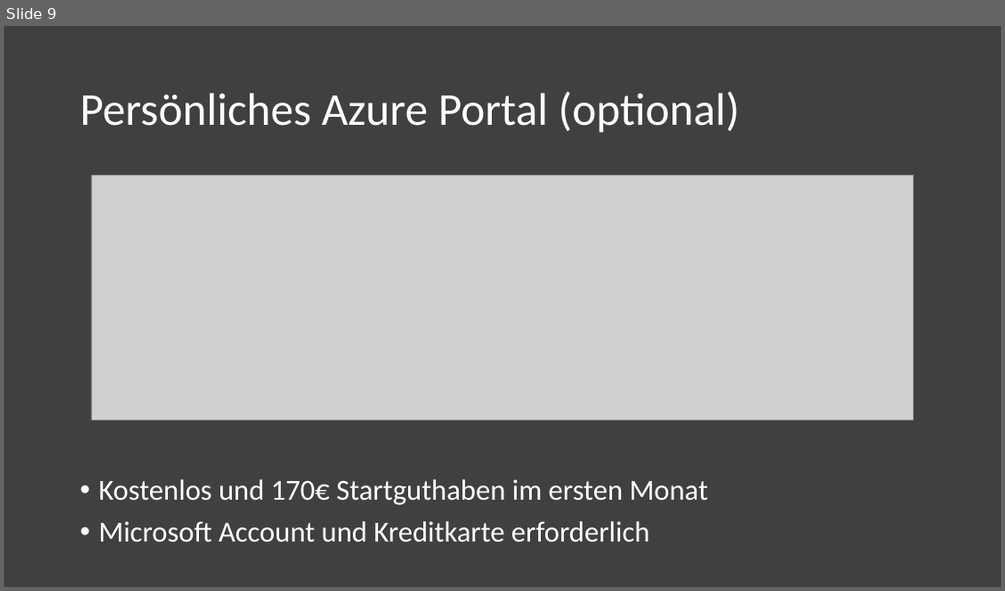
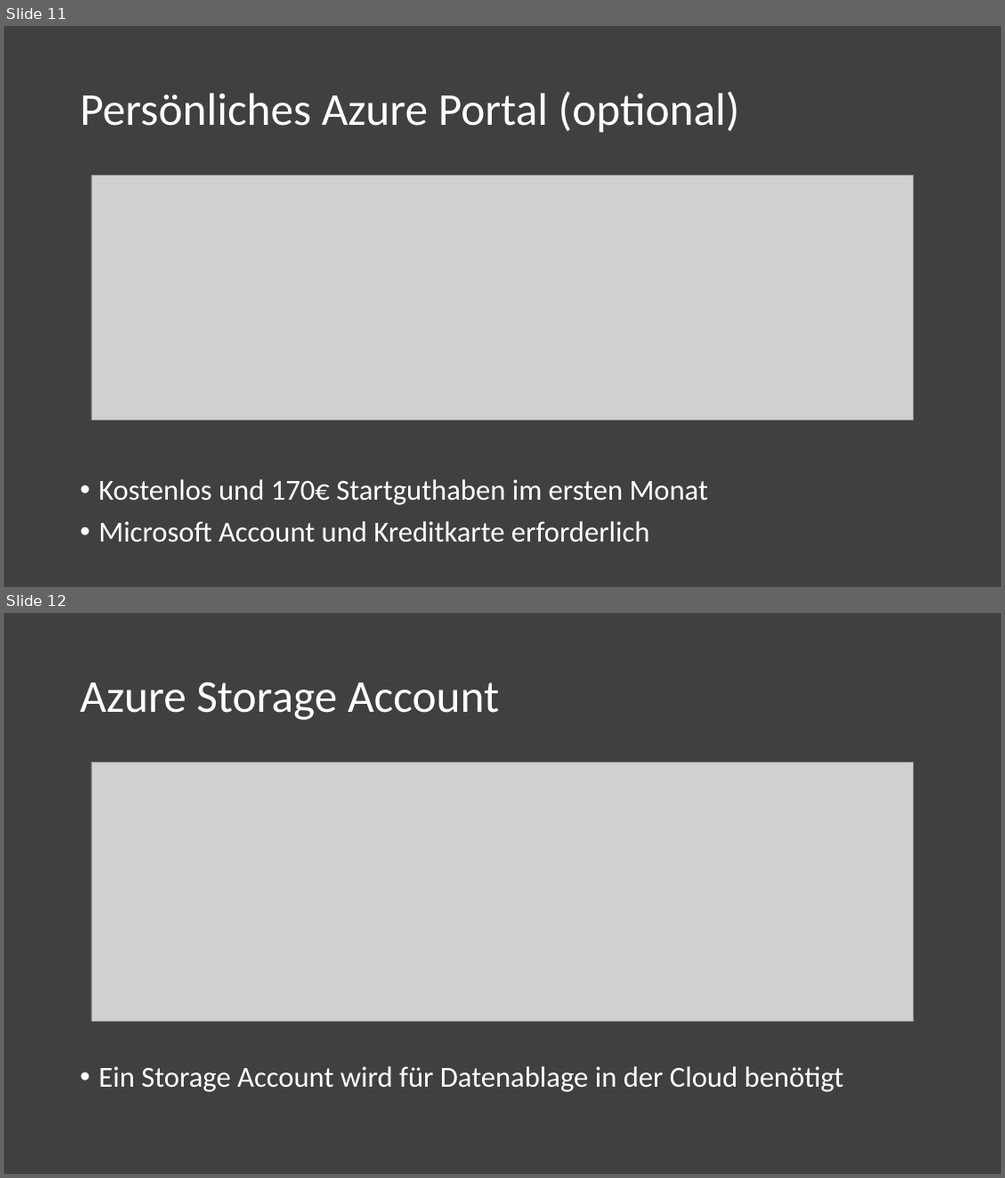
Before and after one commit to saschahenger/ma-workshop, a slide deck: workshop-slides/1-vorbereitung/workshop-1.pptx. Shown one above the other, each under a label of ours: slide 9 before the commit, slides 11 and 12 after it. The pictures are 1005x591 and 1005x1178 pixels, drawn with LibreOffice and Linux fonts; fonts in the diff are those of the drawing; grey boxes stand for pictures. Boxes give left, top, right and bottom in pixels: in the first picture for what was removed or moved away, otherwise in the second. Text is boxed around its words. In the diff, an @@ line names an element or a change of style, - is before the commit and + after.

```diff
--- a/workshop-slides/1-vorbereitung/workshop-1.pptx
+++ b/workshop-slides/1-vorbereitung/workshop-1.pptx
@@ slide 12 added at (4, 613, 1001, 1174), background #404040 @@
@@ title added at (80, 682, 499, 720), 44 pt, text #FFFFFF @@
+Azure Storage Account
@@ picture added at (91, 763, 914, 1022) @@
@@ text added at (98, 1066, 844, 1092), 28 pt, text #FFFFFF @@
+• Ein Storage Account wird für Datenablage in der Cloud benötigt
@@ what was slide 9 is now slide 11 @@
```
Also in this commit, not shown: 5 slides changed, 1 other slide added, 3 other files.
